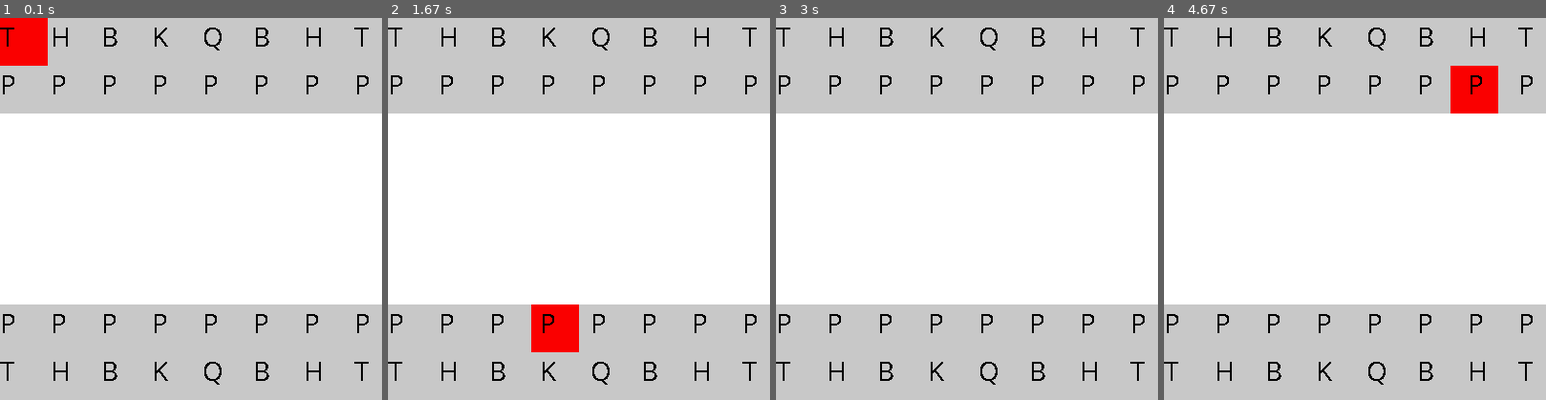
Above: before the commit, frames 1-4 (left to right).
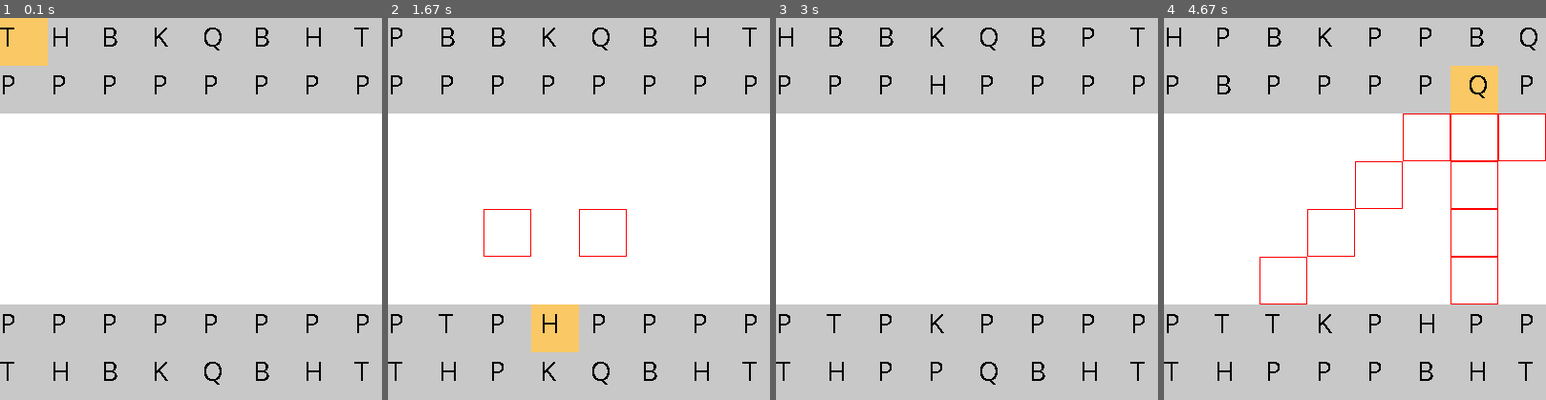
Above: after the commit, the same moments.

Repository: katacliny/PythonChess-Pygame
Game: pygame game, started from chess.py
Two runs of this game, one before a commit and one after it. Both use one fixed random seed, a clock stepped at 60 frames per second and the inputs below.
Inputs (mouse positions are in pixels of both pictures, inside the frame that each line leads up to):
- Up to frame 1 (0.1 s): no input
- Up to frame 2 (1.67 s): press the mouse at (506, 377) at 0.37 s; move the mouse to (533, 239) at 0.47 s; release the mouse at (563, 105) at 0.6 s; press the mouse at (460, 40) at 0.7 s; move the mouse to (449, 178) at 0.8 s; release the mouse at (441, 319) at 0.93 s; click "T" at 1.05 s; press the mouse at (556, 90) at 1.37 s; move the mouse to (563, 216) at 1.47 s; release the mouse at (571, 346) at 1.6 s
- Up to frame 3 (3 s): press the mouse at (944, 377) at 1.7 s; move the mouse to (882, 285) at 1.8 s; release the mouse at (825, 197) at 1.93 s; press the mouse at (798, 40) at 2.03 s; move the mouse to (936, 193) at 2.13 s; release the mouse at (1073, 346) at 2.27 s; press the mouse at (798, 40) at 2.37 s; move the mouse to (928, 109) at 2.47 s; release the mouse at (1062, 174) at 2.6 s; press the mouse at (1085, 40) at 2.7 s; move the mouse to (1043, 98) at 2.8 s; release the mouse at (1005, 155) at 2.93 s
- Up to frame 4 (4.67 s): press the mouse at (1473, 40) at 3.03 s; move the mouse to (1412, 63) at 3.13 s; release the mouse at (1347, 86) at 3.27 s; press the mouse at (1523, 327) at 3.37 s; move the mouse to (1408, 327) at 3.47 s; release the mouse at (1290, 331) at 3.6 s; press the mouse at (1523, 40) at 3.7 s; move the mouse to (1461, 151) at 3.8 s; release the mouse at (1400, 262) at 3.93 s; press the mouse at (1377, 377) at 4.03 s; move the mouse to (1312, 231) at 4.13 s; release the mouse at (1248, 86) at 4.27 s; press the mouse at (1236, 40) at 4.37 s; move the mouse to (1358, 56) at 4.47 s; release the mouse at (1484, 71) at 4.6 s

The runs differ from the first frame. In frame 1, 1.5% of the frame differs, in the area x 0-13%, y 0-13%; in frame 2, 2.0%; in frame 3, 0.5%; in frame 4, 3.6%, in the area x 0-100%, y 2-96%.

Commit message:
Fix typo

Diff:
--- a/bishop.py
+++ b/bishop.py
@@ -1,5 +1,5 @@
 #test
-from pice import Piece
+from piece import Piece
 from move import up, down, rigth, left, bishopDownRigth, bishopDownLeft, bishopUpRigth, bishopUpLeft
 
 class Bishop(Piece):
--- a/chess.py
+++ b/chess.py
@@ -1,6 +1,6 @@
 import pygame as py
 from table import Table
-from pice import Piece
+from piece import Piece
 from pawn import Pawn
 from queen import Queen
 from bishop import Bishop
@@ -23,42 +23,42 @@
 def mainThread():
 
     table = Table()
-    table.addPice(1, 0, Pawn(1, 0, pawn_color, table.table_map))
-    table.addPice(1, 1, Pawn(1, 1, pawn_color, table.table_map))
-    table.addPice(1, 2, Pawn(1, 2, pawn_color, table.table_map))
-    table.addPice(1, 3, Pawn(1, 3, pawn_color, table.table_map))
-    table.addPice(1, 4, Pawn(1, 4, pawn_color, table.table_map))
-    table.addPice(1, 5, Pawn(1, 5, pawn_color, table.table_map))
-    table.addPice(1, 6, Pawn(1, 6, pawn_color, table.table_map))
-    table.addPice(1, 7, Pawn(1, 7, pawn_color, table.table_map))
+    table.addpiece(1, 0, Pawn(1, 0, pawn_color, table.table_map))
+    table.addpiece(1, 1, Pawn(1, 1, pawn_color, table.table_map))
+    table.addpiece(1, 2, Pawn(1, 2, pawn_color, table.table_map))
+    table.addpiece(1, 3, Pawn(1, 3, pawn_color, table.table_map))
+    table.addpiece(1, 4, Pawn(1, 4, pawn_color, table.table_map))
+    table.addpiece(1, 5, Pawn(1, 5, pawn_color, table.table_map))
+    table.addpiece(1, 6, Pawn(1, 6, pawn_color, table.table_map))
+    table.addpiece(1, 7, Pawn(1, 7, pawn_color, table.table_map))
 
-    table.addPice(0, 0, Tower(0, 0, tower_color, table.table_map))
-    table.addPice(0, 1, Horse(0, 1, horse_color, table.table_map))
-    table.addPice(0, 2, Bishop(0, 2, bishop_color, table.table_map))
-    table.addPice(0, 3, King(0, 3, king_color, table.table_map))
-    table.addPice(0, 4, Queen(0, 4, quin_color, table.table_map))
-    table.addPice(0, 5, Bishop(0, 5, bishop_color, table.table_map))
-    table.addPice(0, 6, Horse(0, 6, horse_color, table.table_map))
-    table.addPice(0, 7, Tower(0, 7, tower_color, table.table_map))
+    table.addpiece(0, 0, Tower(0, 0, tower_color, table.table_map))
+    table.addpiece(0, 1, Horse(0, 1, horse_color, table.table_map))
+    table.addpiece(0, 2, Bishop(0, 2, bishop_color, table.table_map))
+    table.addpiece(0, 3, King(0, 3, king_color, table.table_map))
+    table.addpiece(0, 4, Queen(0, 4, quin_color, table.table_map))
+    table.addpiece(0, 5, Bishop(0, 5, bishop_color, table.table_map))
+    table.addpiece(0, 6, Horse(0, 6, horse_color, table.table_map))
+    table.addpiece(0, 7, Tower(0, 7, tower_color, table.table_map))
 
 
-    table.addPice(6, 0, Pawn(6, 0, pawn_color, table.table_map, True))
-    table.addPice(6, 1, Pawn(6, 1, pawn_color, table.table_map, True))
-    table.addPice(6, 2, Pawn(6, 2, pawn_color, table.table_map, True))
-    table.addPice(6, 3, Pawn(6, 3, pawn_color, table.table_map, True))
-    table.addPice(6, 4, Pawn(6, 4, pawn_color, table.table_map, True))
-    table.addPice(6, 5, Pawn(6, 5, pawn_color, table.table_map, True))
-    table.addPice(6, 6, Pawn(6, 6, pawn_color, table.table_map, True))
-    table.addPice(6, 7, Pawn(6, 7, pawn_color, table.table_map, True))
+    table.addpiece(6, 0, Pawn(6, 0, pawn_color, table.table_map, True))
+    table.addpiece(6, 1, Pawn(6, 1, pawn_color, table.table_map, True))
+    table.addpiece(6, 2, Pawn(6, 2, pawn_color, table.table_map, True))
+    table.addpiece(6, 3, Pawn(6, 3, pawn_color, table.table_map, True))
+    table.addpiece(6, 4, Pawn(6, 4, pawn_color, table.table_map, True))
+    table.addpiece(6, 5, Pawn(6, 5, pawn_color, table.table_map, True))
+    table.addpiece(6, 6, Pawn(6, 6, pawn_color, table.table_map, True))
+    table.addpiece(6, 7, Pawn(6, 7, pawn_color, table.table_map, True))
 
-    table.addPice(7, 0, Tower(7, 0, tower_color, table.table_map))
-    table.addPice(7, 1, Horse(7, 1, horse_color, table.table_map))
-    table.addPice(7, 2, Bishop(7, 2, bishop_color, table.table_map))
-    table.addPice(7, 3, King(7, 3, king_color, table.table_map))
-    table.addPice(7, 4, Queen(7, 4, quin_color, table.table_map))
-    table.addPice(7, 5, Bishop(7, 5, bishop_color, table.table_map))
-    table.addPice(7, 6, Horse(7, 6, horse_color, table.table_map))
-    table.addPice(7, 7, Tower(7, 7, tower_color, table.table_map))
+    table.addpiece(7, 0, Tower(7, 0, tower_color, table.table_map))
+    table.addpiece(7, 1, Horse(7, 1, horse_color, table.table_map))
+    table.addpiece(7, 2, Bishop(7, 2, bishop_color, table.table_map))
+    table.addpiece(7, 3, King(7, 3, king_color, table.table_map))
+    table.addpiece(7, 4, Queen(7, 4, quin_color, table.table_map))
+    table.addpiece(7, 5, Bishop(7, 5, bishop_color, table.table_map))
+    table.addpiece(7, 6, Horse(7, 6, horse_color, table.table_map))
+    table.addpiece(7, 7, Tower(7, 7, tower_color, table.table_map))
 
     while True:
         for evento in py.event.get():
--- a/handletablemove.py
+++ b/handletablemove.py
@@ -3,9 +3,9 @@
 
     currentSelection = []
     table_map = []
+    block = False
 
     def interchange(self):
-
         print("intercambio")
 
     @staticmethod
@@ -15,18 +15,20 @@
 
     @staticmethod
     def setSelection(cls, selection):
-        print("entraaaa")
-        if selection not in cls.currentSelection:
+        if selection not in cls.currentSelection and len(cls.currentSelection) < 2:
             cls.currentSelection.append(selection)
 
     @staticmethod
     def select(cls):
-        if len(cls.currentSelection) == 2:
+        if len(cls.currentSelection) > 1:
             first = cls.currentSelection[1][2]
             second = cls.currentSelection[0][2]
+            save = (second.posx, second.posy)
+            second.posx = first.posx
+            second.posy = first.posy
+            first.posx = save[0]
+            first.posy = save[1]
             cls.table_map[cls.currentSelection[0][0]][cls.currentSelection[0][1]] = first
             cls.table_map[cls.currentSelection[1][0]][cls.currentSelection[1][1]] = second
-            print(cls.currentSelection)
-            print("hace la seleccion")
-            print(cls.table_map)
+
             cls.currentSelection = []
--- a/horse.py
+++ b/horse.py
@@ -1,4 +1,4 @@
-from pice import Piece
+from piece import Piece
 from move import up, down, rigth, left, horseDownRigth, horseDownLeft, horseUpnLeft, horseUpnRigth
 
 class Horse(Piece):
--- a/king.py
+++ b/king.py
@@ -1,4 +1,4 @@
-from pice import Piece
+from piece import Piece
 from move import up, down, rigth, left
 
 class King(Piece):
--- a/move.py
+++ b/move.py
@@ -1,93 +1,93 @@
-def up(pice, rangelen, currentiteration=0):
+def up(piece, rangelen, currentiteration=0):
     positions = []
-    for y in range(pice.posy-rangelen, pice.posy):
+    for y in range(piece.posy-rangelen, piece.posy):
         if y > 0:
-            positions.append((pice.posx, y))
+            positions.append((piece.posx, y))
     return positions
 
 
-def down(pice, rangelen, currentiteration=0):
+def down(piece, rangelen, currentiteration=0):
     positions = []
-    for y in range(pice.posy + 1, pice.posy + rangelen + 1):
+    for y in range(piece.posy + 1, piece.posy + rangelen + 1):
         if y < 8:
-            positions.append((pice.posx, y))
+            positions.append((piece.posx, y))
     return positions
 
 
-def rigth(pice, rangelen, currentiteration=0):
+def rigth(piece, rangelen, currentiteration=0):
     positions = []
-    for x in range(pice.posx + 1, pice.posx + rangelen + 1):
+    for x in range(piece.posx + 1, piece.posx + rangelen + 1):
         if x < 8:
-            positions.append((x, pice.posy))
+            positions.append((x, piece.posy))
     return positions
 
 
-def left(pice, rangelen, currentiteration=0):
+def left(piece, rangelen, currentiteration=0):
     positions = []
-    for x in range(pice.posx-rangelen, pice.posx):
+    for x in range(piece.posx-rangelen, piece.posx):
         if x > 0:
-            positions.append((x, pice.posy))
+            positions.append((x, piece.posy))
     return positions
 
 
-def bishopDownRigth(pice, rangelen, currentiteration=0):
+def bishopDownRigth(piece, rangelen, currentiteration=0):
     positions = []
-    for x in range(pice.posy, pice.posy + rangelen + 1):
-        if pice.posx + x < 8 and pice.posy + x < 8:
-            positions.append((pice.posx + x, pice.posy + x))
+    for x in range(piece.posy, piece.posy + rangelen + 1):
+        if piece.posx + x < 8 and piece.posy + x < 8:
+            positions.append((piece.posx + x, piece.posy + x))
     return positions
 
 
-def bishopDownLeft(pice, rangelen, currentiteration=0):
+def bishopDownLeft(piece, rangelen, currentiteration=0):
     positions = []
-    for x in range(pice.posy, pice.posy + rangelen + 1):
-        if pice.posx - x >= 0 and pice.posy + x < 8:
-            positions.append((pice.posx - x, pice.posy + x))
+    for x in range(piece.posy, piece.posy + rangelen + 1):
+        if piece.posx - x >= 0 and piece.posy + x < 8:
+            positions.append((piece.posx - x, piece.posy + x))
     return positions
 
 
-def bishopUpRigth(pice, rangelen, currentiteration=0):
+def bishopUpRigth(piece, rangelen, currentiteration=0):
     positions = []
-    for x in range(pice.posy - rangelen, pice.posy):
-        if pice.posx + (abs(x)) < 8 and pice.posy - abs(x) >= 0:
-            positions.append((pice.posx + (abs(x)), pice.posy - abs(x)))
+    for x in range(piece.posy - rangelen, piece.posy):
+        if piece.posx + (abs(x)) < 8 and piece.posy - abs(x) >= 0:
+            positions.append((piece.posx + (abs(x)), piece.posy - abs(x)))
     return positions
 
 
-def bishopUpLeft(pice, rangelen, currentiteration=0):
+def bishopUpLeft(piece, rangelen, currentiteration=0):
     positions = []
-    for x in range(pice.posy - rangelen, pice.posy):
-        if pice.posx - (abs(x)) >= 0 and pice.posy - abs(x) >= 0:
-            positions.append((pice.posx - (abs(x)), pice.posy - abs(x)))
+    for x in range(piece.posy - rangelen, piece.posy):
+        if piece.posx - (abs(x)) >= 0 and piece.posy - abs(x) >= 0:
+            positions.append((piece.posx - (abs(x)), piece.posy - abs(x)))
     return positions
 
 
-def horseDownRigth(pice, rangelen, currentiteration=0):
+def horseDownRigth(piece, rangelen, currentiteration=0):
     positions = []
-    if pice.posx + 1 < 8 and pice.posy + rangelen < 8:
-        positions.append((pice.posx + 1, pice.posy + rangelen))
+    if piece.posx + 1 < 8 and piece.posy + rangelen < 8:
+        positions.append((piece.posx + 1, piece.posy + rangelen))
 
     return positions
 
 
-def horseDownLeft(pice, rangelen, currentiteration=0):
+def horseDownLeft(piece, rangelen, currentiteration=0):
     positions = []
-    if pice.posx - 1 >= 0 and pice.posy + rangelen < 8:
-        positions.append((pice.posx - 1, pice.posy + rangelen))
+    if piece.posx - 1 >= 0 and piece.posy + rangelen < 8:
+        positions.append((piece.posx - 1, piece.posy + rangelen))
 
     return positions
 
-def horseUpnLeft(pice, rangelen, currentiteration=0):
+def horseUpnLeft(piece, rangelen, currentiteration=0):
     positions = []
-    if pice.posx - 1 >= 0 and pice.posy - rangelen >= 0:
-        positions.append((pice.posx - 1, pice.posy - rangelen))
+    if piece.posx - 1 >= 0 and piece.posy - rangelen >= 0:
+        positions.append((piece.posx - 1, piece.posy - rangelen))
 
     return positions
 
 
-def horseUpnRigth(pice, rangelen, currentiteration=0):
+def horseUpnRigth(piece, rangelen, currentiteration=0):
     positions = []
-    if pice.posx + 1 < 8 and pice.posy - rangelen >= 0:
-        positions.append((pice.posx + 1, pice.posy - rangelen))
+    if piece.posx + 1 < 8 and piece.posy - rangelen >= 0:
+        positions.append((piece.posx + 1, piece.posy - rangelen))
 
     return positions
--- a/pawn.py
+++ b/pawn.py
@@ -1,4 +1,4 @@
-from pice import Piece
+from piece import Piece
 from move import up, down, rigth, left
 
 class Pawn(Piece):
--- a/pice.py
+++ b/piece.py
@@ -2,11 +2,11 @@
 
 class Piece:
 
-    def __init__(self, posx, posy, table_map, p_type="N", text_color=(0,0,0), move = [], rangelen = 1, color = ()):
+    def __init__(self, posx: int, posy: int, table_map, p_type: str ="N", text_color: tuple =(0,0,0), move = [], rangelen: int = 1, color: tuple = ()):
         self.posx = posx
         self.posy = posy
         self.table_map = table_map
-        self.higthLight = (250, 0, 0)
+        self.higthLight = (250, 200, 100)
         self.p_type = p_type
         self.text_color = text_color
         self.is_selected = False
@@ -31,18 +31,18 @@
     def rangeAtackValidate(self):
         pass
 
-    def isOverSelected(self, py, pice):
+    def isOverSelected(self, py, piece):
         mouseposs = py.mouse.get_pos()
         is_over_selected = [False, False]
-        if mouseposs[0] > (pice.posx * 50) and mouseposs[0] < (pice.posx * 50) + 50 and mouseposs[1] > (pice.posy * 50) and mouseposs[1] < (pice.posy * 50) + 50:
-            if py.mouse.get_pressed()[0] is 1 and not self.is_selected:
-                HandlerTableMove.setSelection(HandlerTableMove, (pice.posx, pice.posy, pice))
+        if mouseposs[0] > (piece.posx * 50) and mouseposs[0] < (piece.posx * 50) + 50 and mouseposs[1] > (piece.posy * 50) and mouseposs[1] < (piece.posy * 50) + 50:
+            if py.mouse.get_pressed()[0] == 1 and not self.is_selected:
+                HandlerTableMove.setSelection(HandlerTableMove, (piece.posx, piece.posy, piece))
                 HandlerTableMove.table_map = self.table_map
                 HandlerTableMove.select(HandlerTableMove)
                 self.is_selected = True
             is_over_selected[0] = True
         else:
-            if py.mouse.get_pressed()[0] is 1:
+            if py.mouse.get_pressed()[0] == 1:
                 self.is_selected = False
             is_over_selected[0] = False
 
--- a/queen.py
+++ b/queen.py
@@ -1,4 +1,4 @@
-from pice import Piece
+from piece import Piece
 from move import up, down, rigth, left, bishopDownRigth, bishopDownLeft, bishopUpRigth, bishopUpLeft
 
 class Queen(Piece):
--- a/table.py
+++ b/table.py
@@ -1,4 +1,4 @@
-from pice import Piece
+from piece import Piece
 
 class WhiteSpace(Piece):
 
@@ -18,7 +18,7 @@
                     [0, 0, 0, 0, 0, 0, 0, 0],
                     [0, 0, 0, 0, 0, 0, 0, 0],]
 
-    table_pices = []
+    table_pieces = []
 
     @staticmethod
     def getTableMap(cls):
@@ -29,21 +29,21 @@
     def updateTableMap(cls, table_map):
         cls.table_map = table_map
 
-    def deletePice(self, pice):
-        self.table_pices.remove(pice)
+    def deletepiece(self, piece):
+        self.table_pieces.remove(piece)
 
-    def addPice(self, posy, posx, pice):
-        self.table_map[posx][posy] = pice
+    def addpiece(self, posy, posx, piece):
+        self.table_map[posx][posy] = piece
 
     def render(self, display, py, font):
         contx = 0
         conty = 0
         for row in self.table_map:
-            for pice in row:
-                if pice is 0:
+            for piece in row:
+                if piece == 0:
                     pass
                 else:
-                    pice.render(display, py, self.table_map, font)
+                    piece.render(display, py, self.table_map, font)
                 conty+=1
             contx += 1
             conty = 0
--- a/tower.py
+++ b/tower.py
@@ -1,4 +1,4 @@
-from pice import Piece
+from piece import Piece
 from move import up, down, rigth, left
 
 class Tower(Piece):
Empty file added: validators.py
